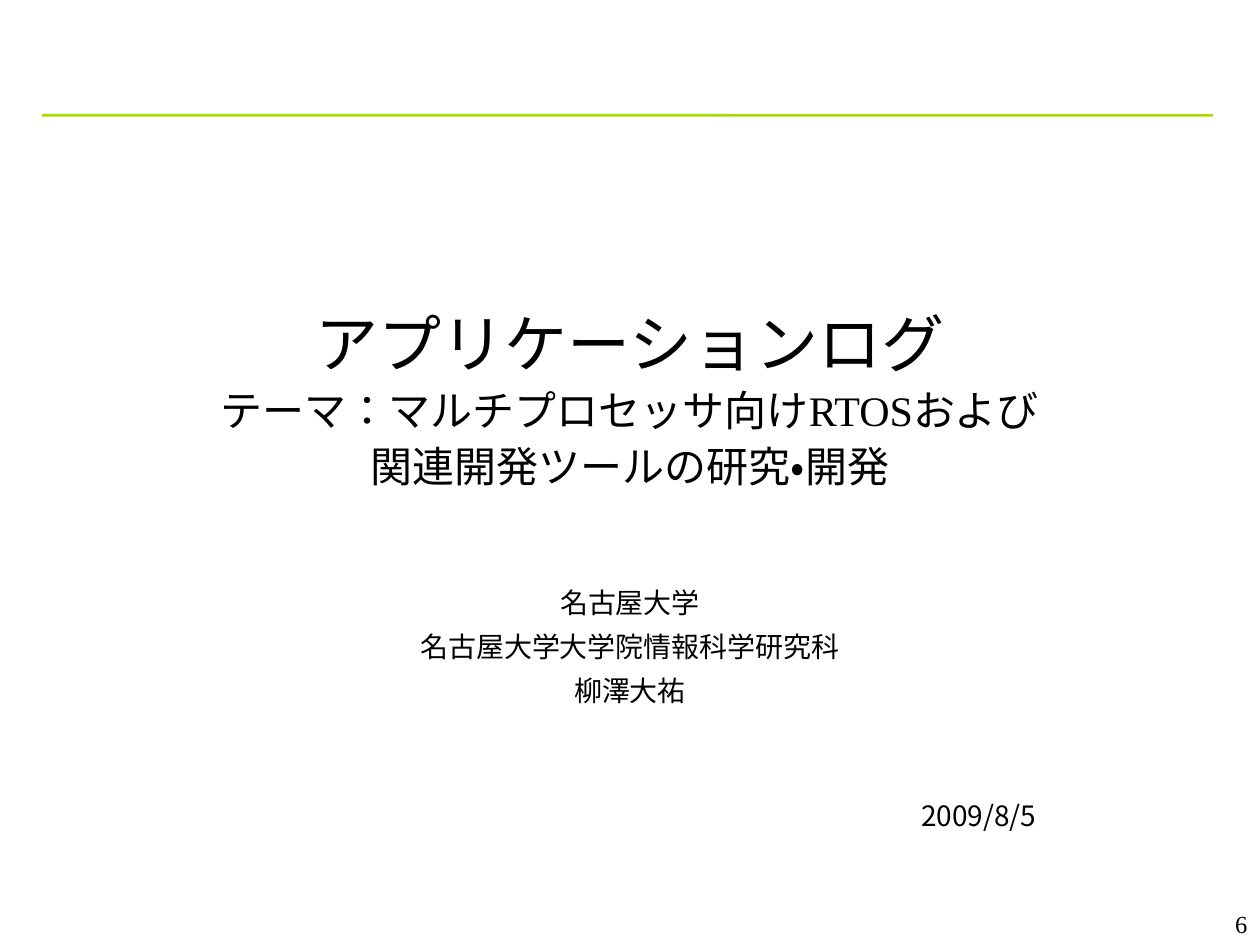
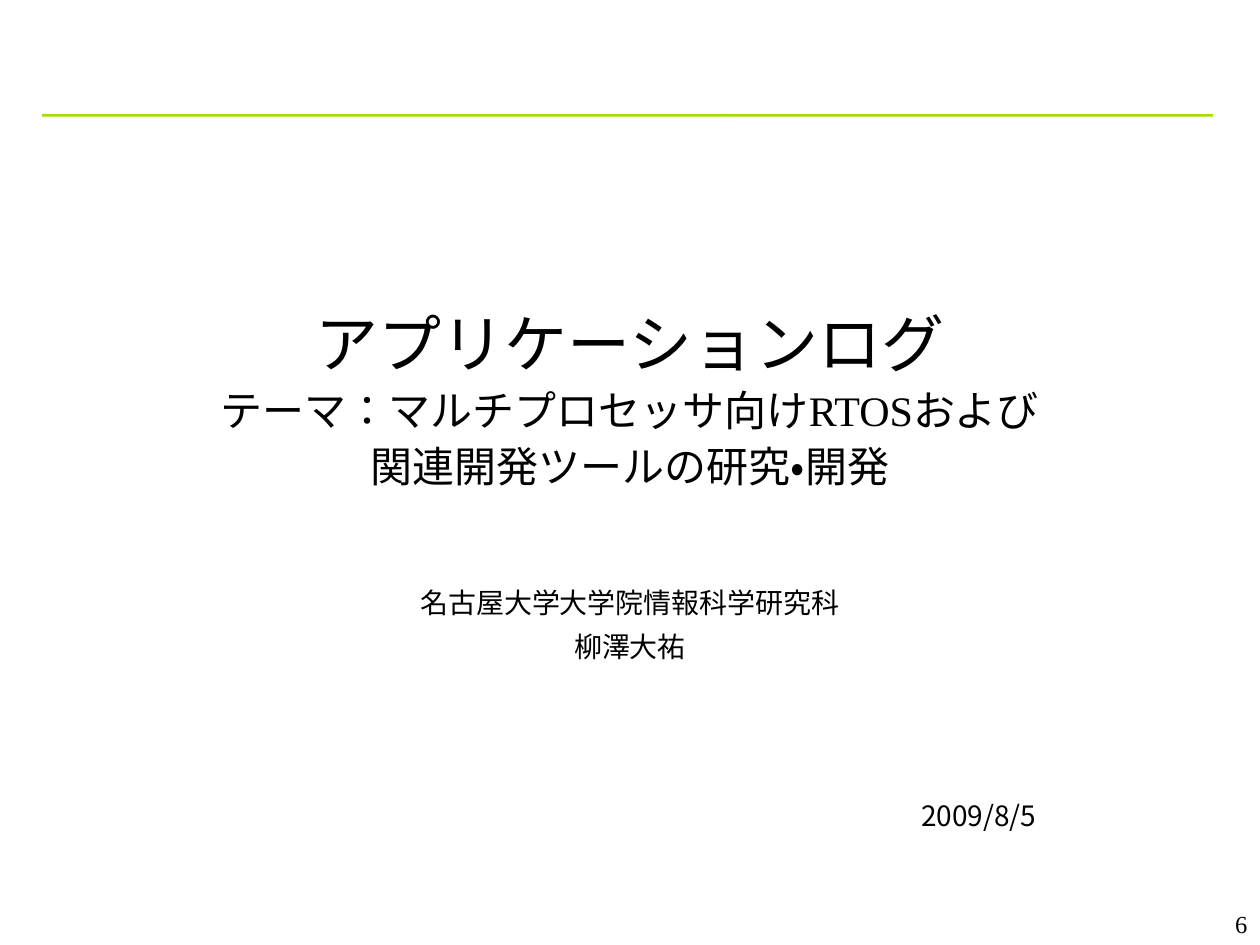
Before and after one commit to YixiaoLi/tlv4mc, a slide deck: slide 6 of doc/phase4/joho_koukankai/ojl-2nd-comm-yanagi.ppt. Drawn at 1260x945 pixels with LibreOffice and Linux fonts; fonts in the diff are those of the drawing; background and template pictures are left out. Boxes give left, top, right and bottom in pixels: in the first picture for what was removed or moved away, otherwise in the second. Text is boxed around its words. In the diff, an @@ line names an element or a change of style, - is before the commit and + after.

```diff
--- a/doc/phase4/joho_koukankai/ojl-2nd-comm-yanagi.ppt
+++ b/doc/phase4/joho_koukankai/ojl-2nd-comm-yanagi.ppt
@@ subtitle at box(560, 589, 700, 616): paragraph removed @@
-名古屋大学
```
Also in this commit, not shown: 3 other slides changed, 1 slide removed, 2 other files.
